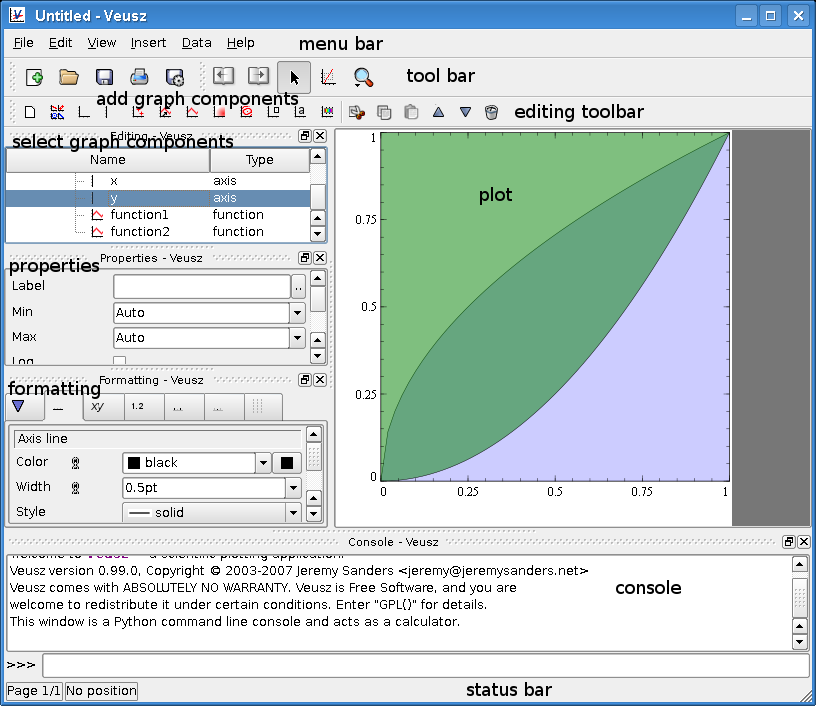
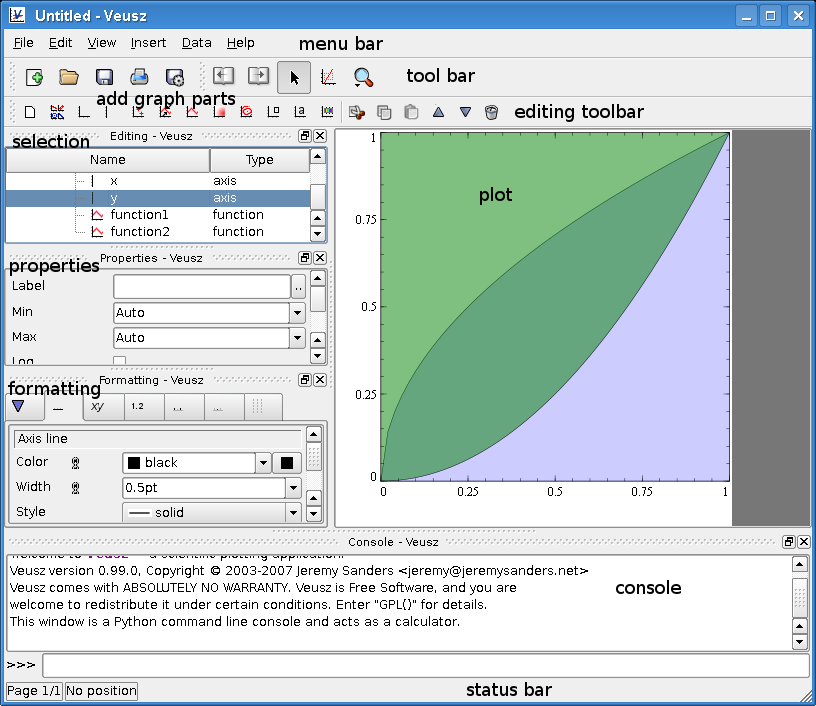
Layers edited between the first and the second 816 × 706 image:
renamed "select graph components" to "selection", painted on it over box(65, 134, 233, 152)
renamed "add graph components" to "add graph parts", painted on it over box(192, 92, 298, 109)
